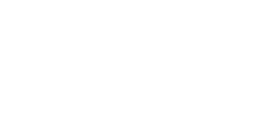
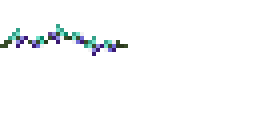
Comparing the layer stacks of the two 256x128 images. Changes:
added layer "gay" (overlay) above "lesbian" over [8, 24, 116, 56]
showed "Hue/Saturation 1" over [0, 24, 128, 56]
